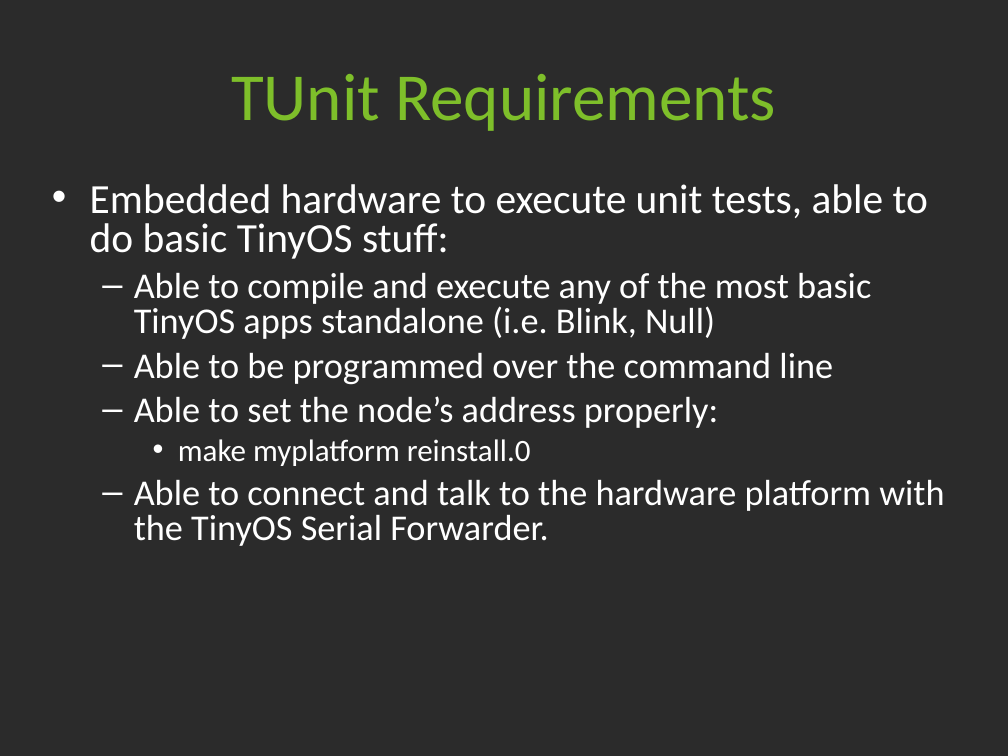
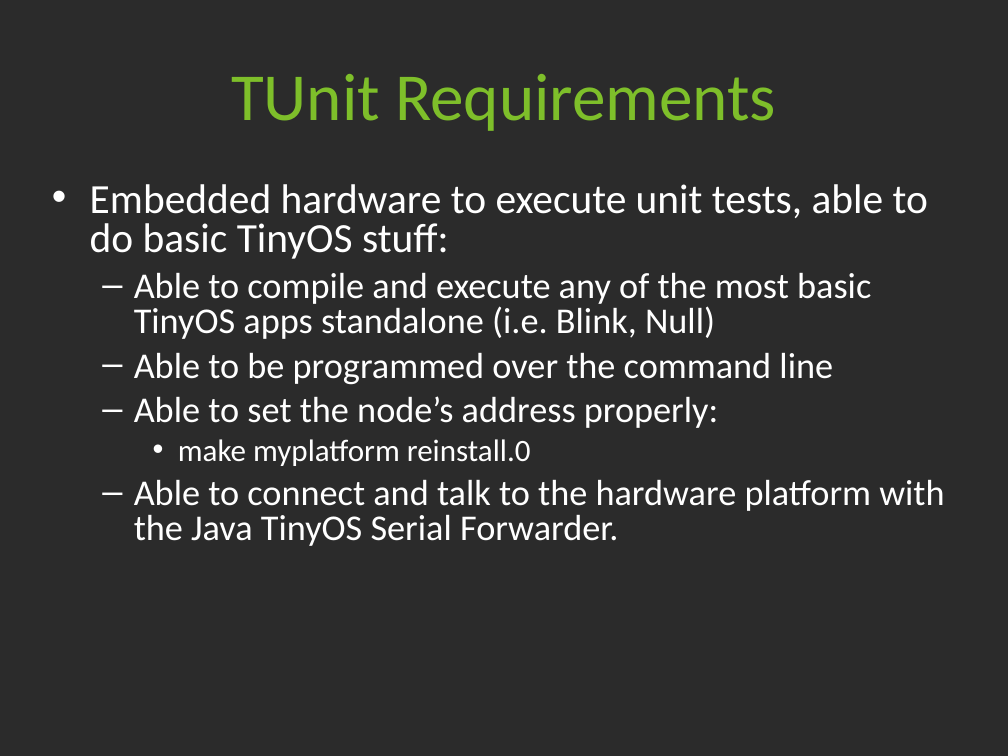
Before and after one commit to tyll/tinyos-2.x-contrib, a slide deck: slide 15 of tunit/docs/TUnit Intro.ppt. Drawn at 1008x756 pixels with LibreOffice and Linux fonts; fonts in the diff are those of the drawing; background and template pictures are left out; a plain dark background stands for a picture behind light text. Boxes give left, top, right and bottom in pixels: in the first picture for what was removed or moved away, otherwise in the second. Text is boxed around its words. In the diff, an @@ line names an element or a change of style, - is before the commit and + after.

Commit message:
Added a few new features to the tunit intro

```diff
--- a/tunit/docs/TUnit Intro.ppt
+++ b/tunit/docs/TUnit Intro.ppt
@@ text at bbox=[134, 480, 944, 546]: text changed @@
-  – Able to connect and talk to the hardware platform with the TinyOS Serial Forwarder.
+  – Able to connect and talk to the hardware platform with the Java TinyOS Serial Forwarder.
```
Also in this commit, not shown: 1 other slide changed, 2 slides added.
